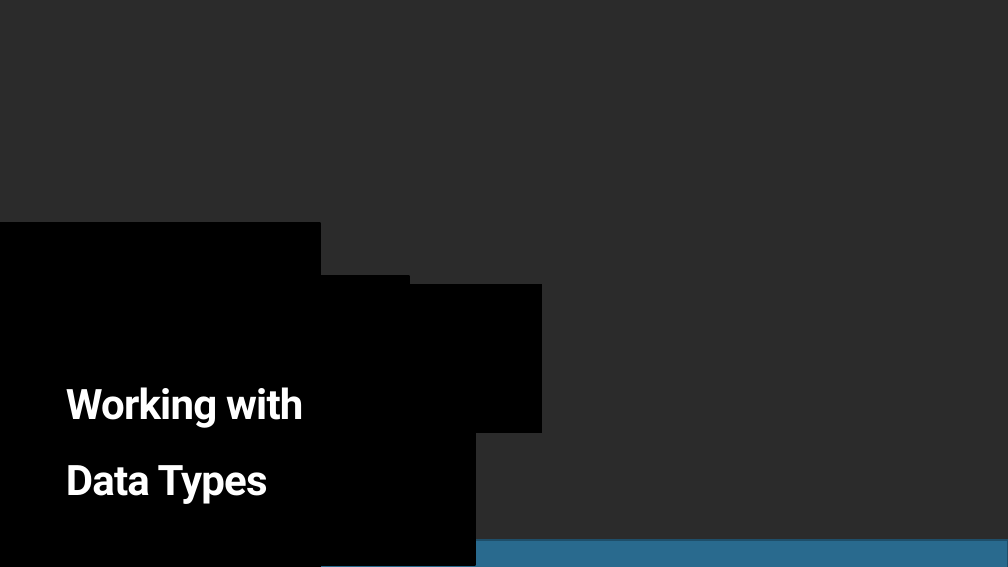
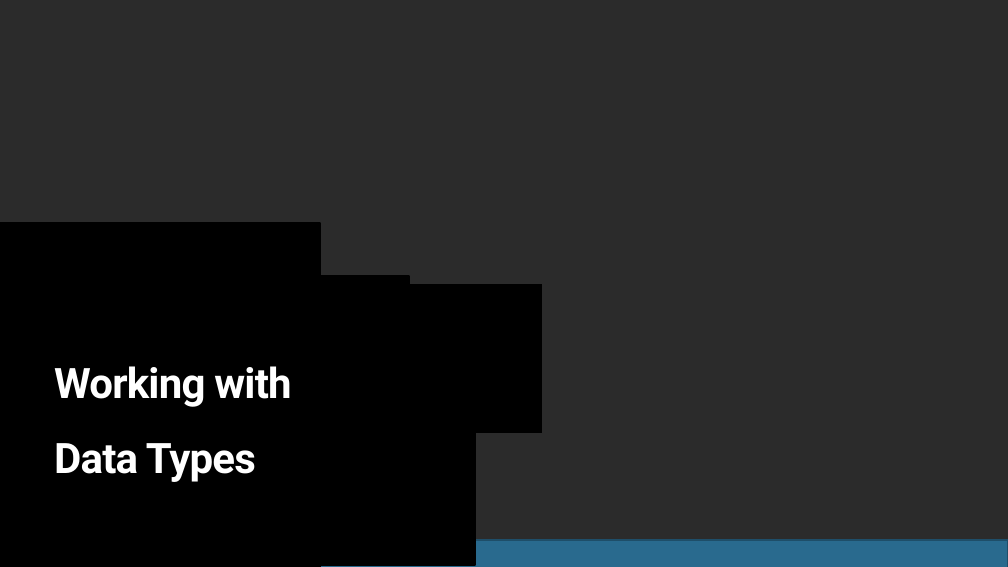
Before and after one commit to SQLMCT/SQL_Query_Writing, a slide deck: slide 1 of 02_Working_with_Data_Types.pptx. Drawn at 1008x567 pixels with LibreOffice and Linux fonts; fonts in the diff are those of the drawing; background and template pictures are left out; a plain dark background stands for a picture behind light text. Boxes give left, top, right and bottom in pixels: in the first picture for what was removed or moved away, otherwise in the second. Text is boxed around its words. In the diff, an @@ line names an element or a change of style, - is before the commit and + after.

```diff
--- a/02_Working_with_Data_Types.pptx
+++ b/02_Working_with_Data_Types.pptx
@@ title "Working with Data Types" moved from (x1=54, y1=345, x2=377, y2=493) to (x1=42, y1=324, x2=366, y2=472) @@
```
Also in this commit, not shown: 1 other slide changed, 4 other files.
